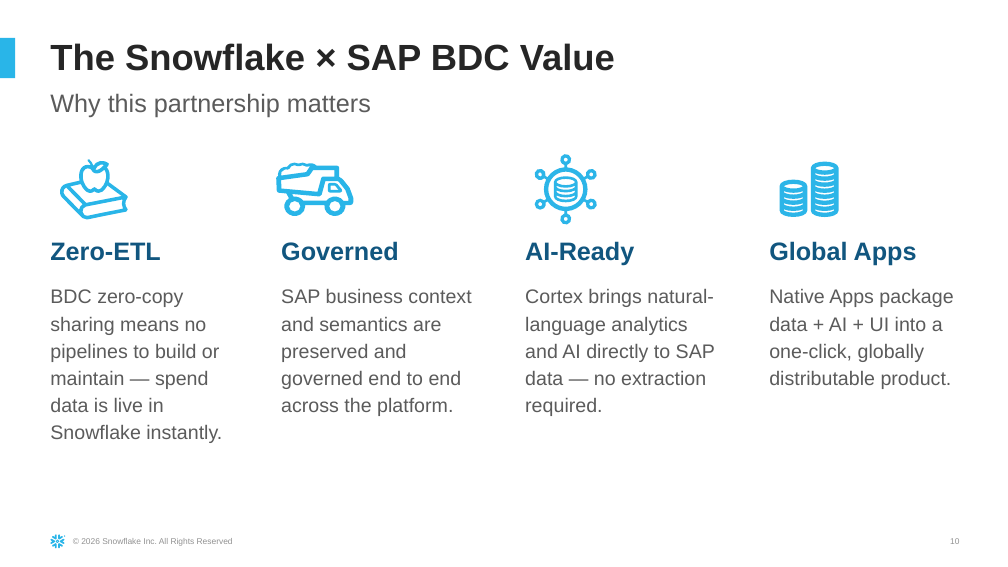
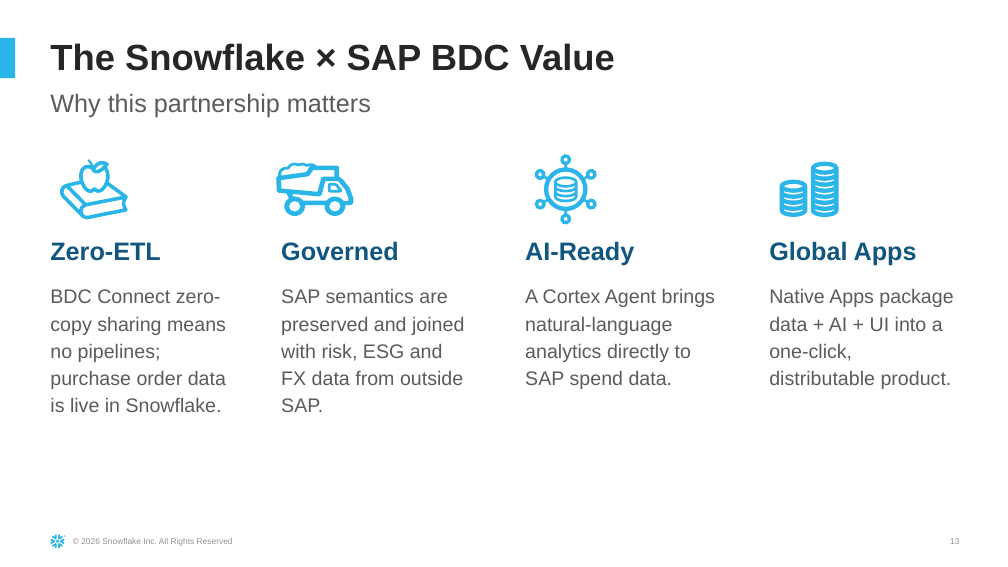
Before and after one commit to sfc-gh-dfreriks/sap-bdc-spend-360, a slide deck: slide 13 of docs/SAP_Spend_360_Demo_Guide.pptx (slide 10 before the commit). Drawn at 1008x567 pixels with LibreOffice and Linux fonts; fonts in the diff are those of the drawing. Boxes give left, top, right and bottom in pixels: in the first picture for what was removed or moved away, otherwise in the second. Text is boxed around its words. In the diff, an @@ line names an element or a change of style, - is before the commit and + after.

Commit message:
Rebuild the Spend 360 demo guide deck from a script
tools/build_demo_guide.py rewrites the July guide's text frames in place from
/tmp/spend_facts.json and adds three screenshot slides after Demo Act 1, the same
method as Working Capital 360. docs/SAP_Spend_360_Demo_Guide.pptx regenerated.

```diff
--- a/docs/SAP_Spend_360_Demo_Guide.pptx
+++ b/docs/SAP_Spend_360_Demo_Guide.pptx
@@ text at (x1=50, y1=289, x2=226, y2=412): text changed @@
-BDC zero-copy sharing means no pipelines to build or maintain — spend data is live in Snowflake instantly.
+BDC Connect zero-copy sharing means no pipelines; purchase order data is live in Snowflake.
@@ text at (x1=281, y1=289, x2=464, y2=412): text changed @@
-SAP business context and semantics are preserved and governed end to end across the platform.
+SAP semantics are preserved and joined with risk, ESG and FX data from outside SAP.
@@ text at (x1=525, y1=289, x2=715, y2=389): text changed @@
-Cortex brings natural-language analytics and AI directly to SAP data — no extraction required.
+A Cortex Agent brings natural-language analytics directly to SAP spend data.
@@ text at (x1=769, y1=289, x2=953, y2=389): text changed @@
-Native Apps package data + AI + UI into a one-click, globally distributable product.
+Native Apps package data + AI + UI into a one-click, distributable product.
```
Also in this commit, not shown: 11 other slides changed, 3 slides added, 1 other file.
